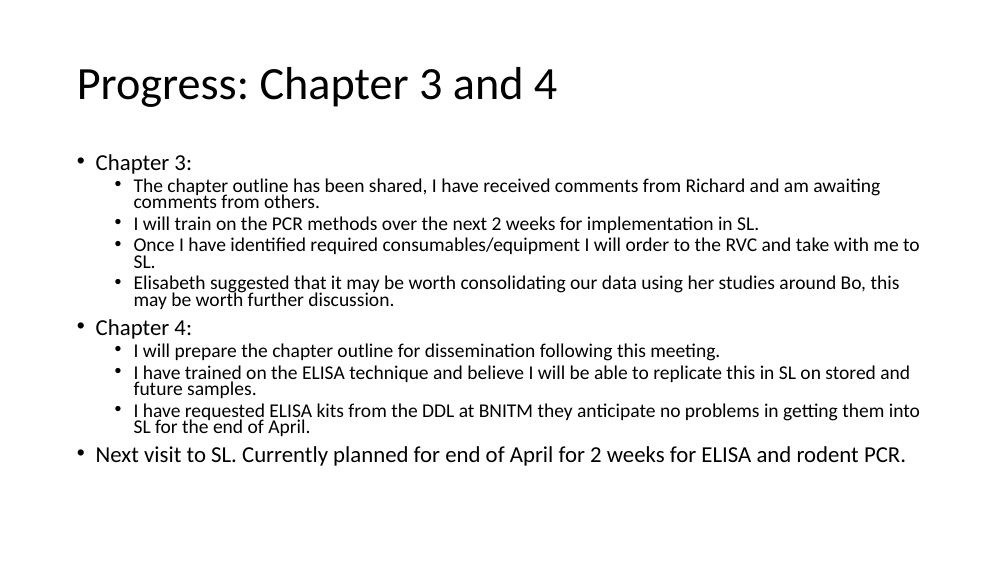
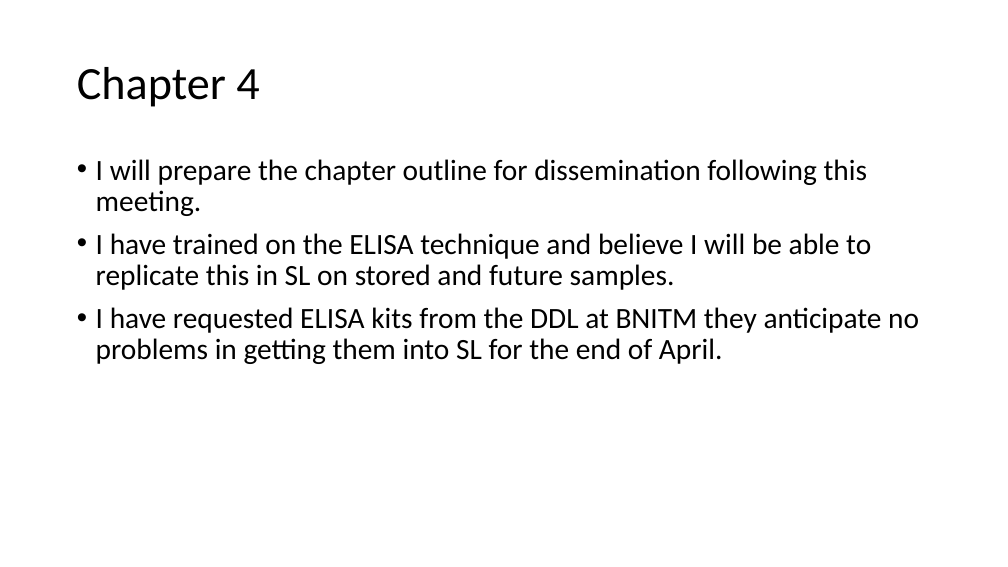
Before and after one commit to DidDrog11/phd_project, a slide deck: slide 9 of reports/supervisor_meeting_update/meeting_presentation_2022-10-27.pptx (slide 5 before the commit). Drawn at 1008x567 pixels with LibreOffice and Linux fonts; fonts in the diff are those of the drawing. Boxes give left, top, right and bottom in pixels: in the first picture for what was removed or moved away, otherwise in the second. Text is boxed around its words. In the diff, an @@ line names an element or a change of style, - is before the commit and + after.

Commit message:
presentation for meeting

```diff
--- a/reports/supervisor_meeting_update/meeting_presentation_2022-10-27.pptx
+++ b/reports/supervisor_meeting_update/meeting_presentation_2022-10-27.pptx
@@ title at <box>77,67,259,107</box>: text changed @@
-Progress: Chapter 3 and 4
+Chapter 4
@@ text "I will prepare the chapter ..." at <box>96,159,919,364</box>: size 18.6 to 28 pt; list level 2 to 1 in "I will prepare the chapter ..."; line spacing 0.7 to 0.9; list level 2 to 1 in "I have trained on the ..."; list level 2 to 1 in "I have requested ELISA kits ..." @@
@@ text at <box>96,154,920,339</box>: paragraphs removed @@
-• Chapter 3:
-  • The chapter outline has been shared, I have received comments from Richard and am awaiting comments from others.
-  • I will train on the PCR methods over the next 2 weeks for implementation in SL.
-  • Once I have identified required consumables/equipment I will order to the RVC and take with me to SL.
-  • Elisabeth suggested that it may be worth consolidating our data using her studies around Bo, this may be worth further discussion.
-• Chapter 4:
@@ text at <box>96,446,906,466</box>: paragraph removed @@
-• Next visit to SL. Currently planned for end of April for 2 weeks for ELISA and rodent PCR.
```
Also in this commit, not shown: 4 other slides changed, 5 slides added, 2 slides removed, 1 other file.
